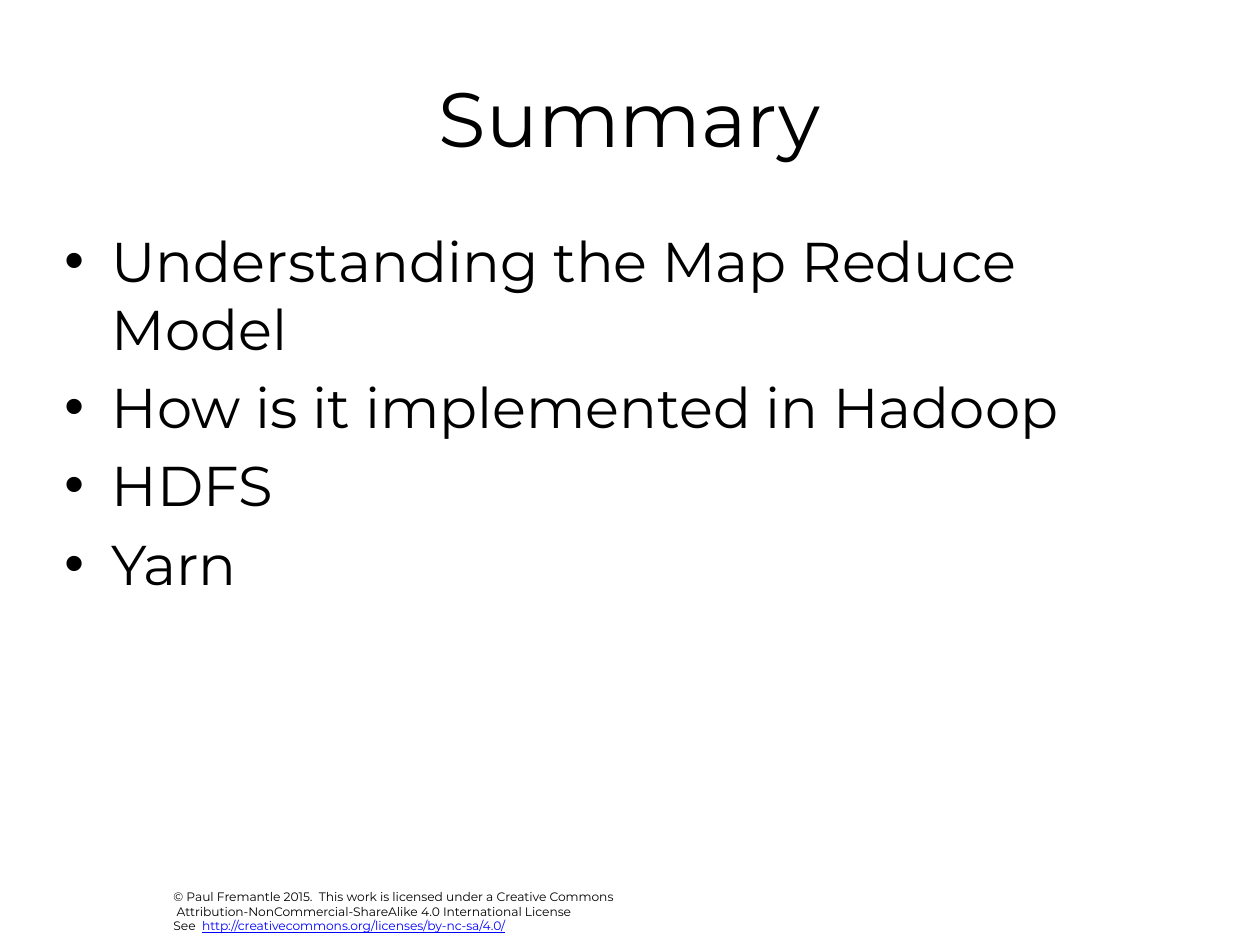
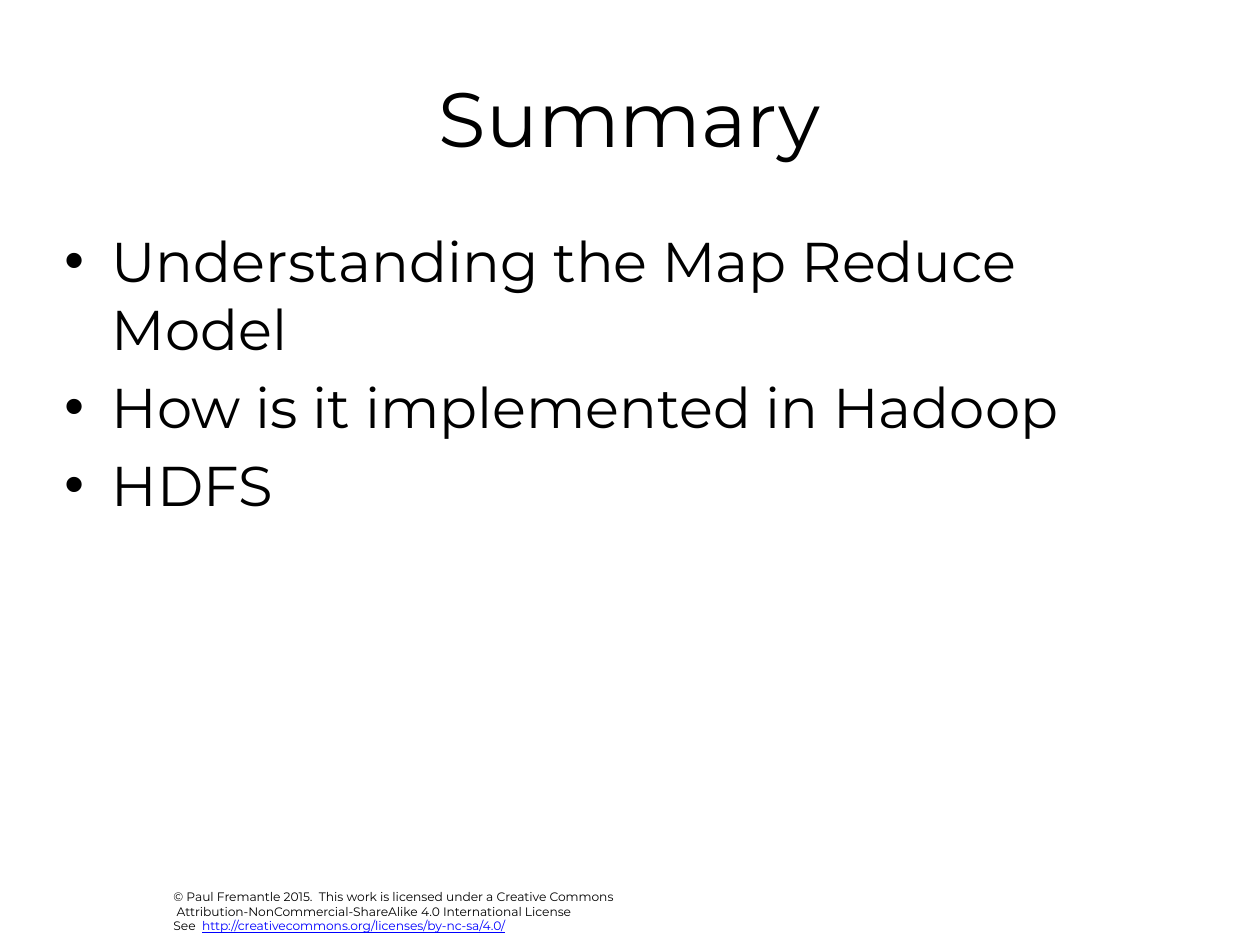
Before and after one commit to julieweeds/BigData, a slide deck: slide 26 of pres-source/02-map-reduce.pptx (slide 16 before the commit). Drawn at 1260x945 pixels with LibreOffice and Linux fonts; fonts in the diff are those of the drawing; background and template pictures are left out. Boxes give left, top, right and bottom in pixels: in the first picture for what was removed or moved away, otherwise in the second. Text is boxed around its words. In the diff, an @@ line names an element or a change of style, - is before the commit and + after.

```diff
--- a/pres-source/02-map-reduce.pptx
+++ b/pres-source/02-map-reduce.pptx
@@ text at (112,545,237,586): paragraph removed @@
-• Yarn
```
Also in this commit, not shown: 5 other slides changed, 10 slides added, 3 other files.
